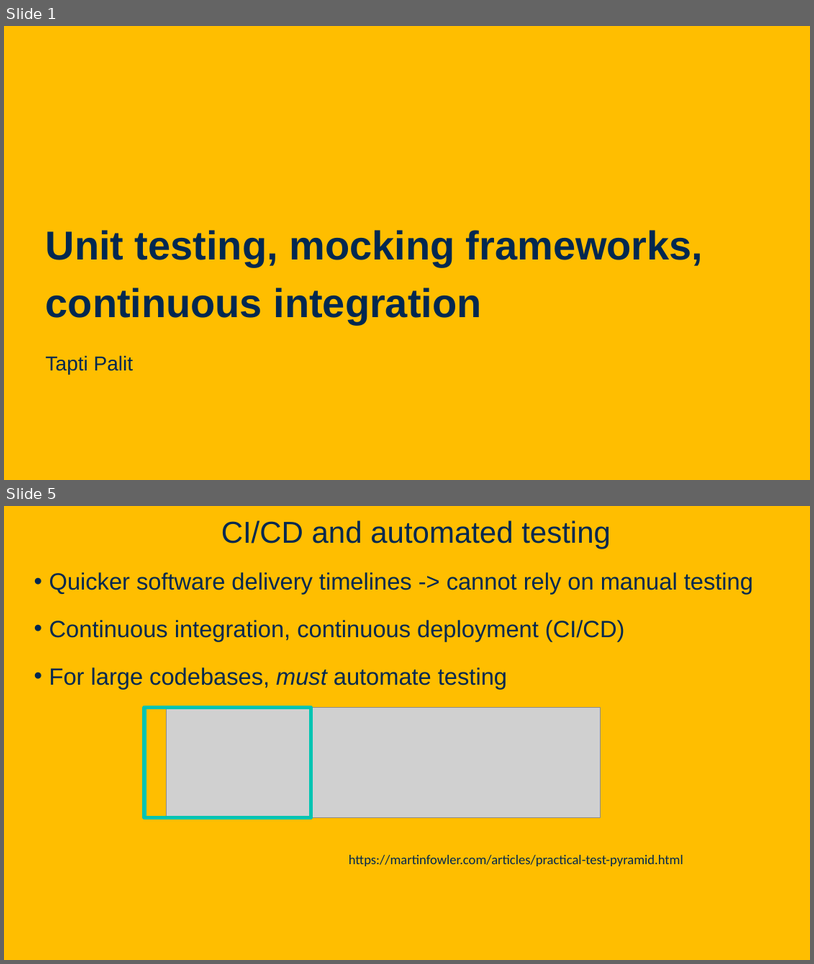
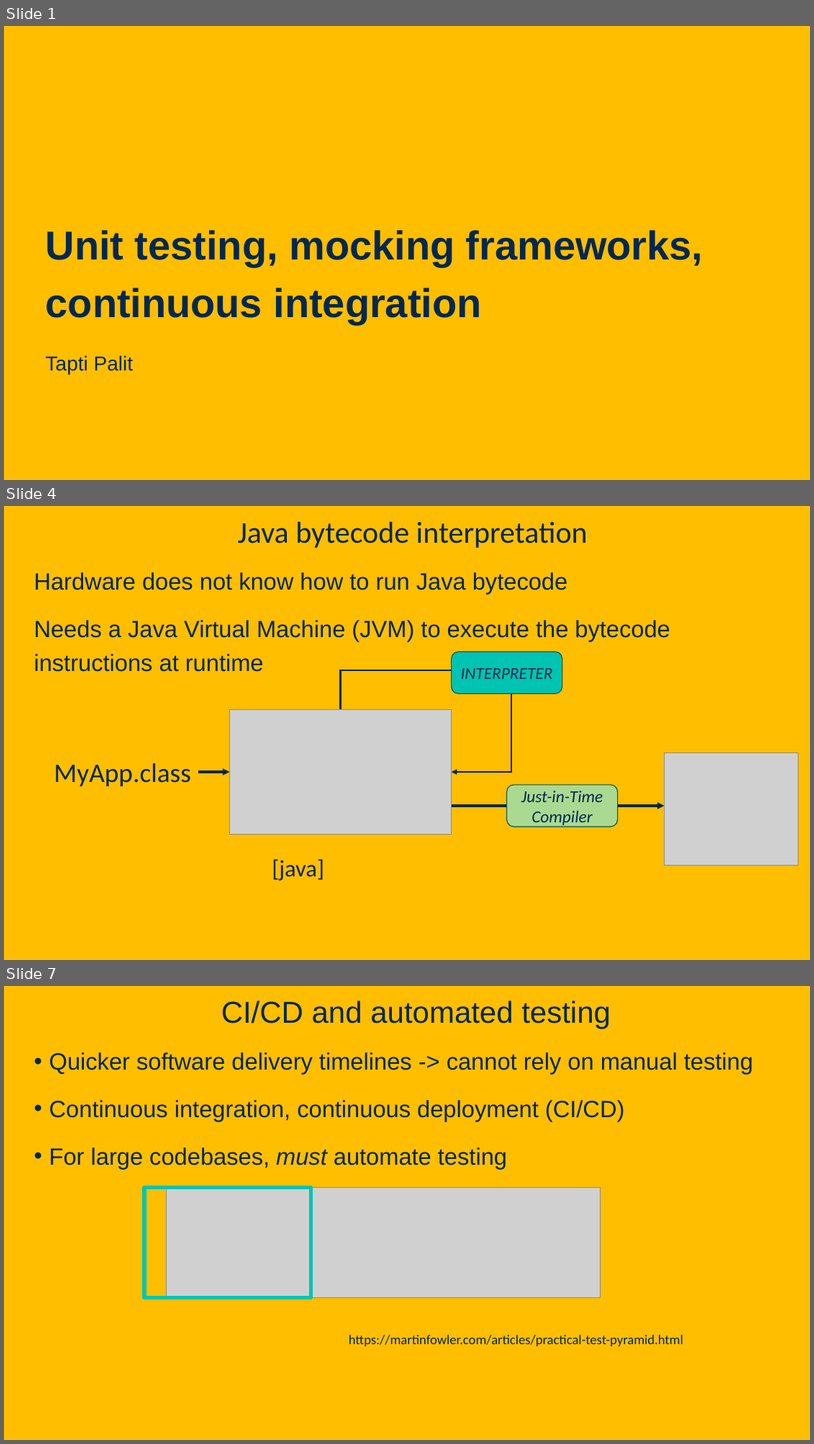
Before and after one commit to davsec-teaching/ecs160-f25, a slide deck: slides/4_unit_testing_mocking_frameworks_CI.pptx. Shown one above the other, each under a label of ours: slides 1 and 5 before the commit, slides 1, 4 and 7 after it; the slides between them are not shown. The pictures are 814x964 and 814x1444 pixels, drawn with LibreOffice and Linux fonts; fonts in the diff are those of the drawing; grey boxes stand for pictures; background and template pictures are left out. Boxes give left, top, right and bottom in pixels: in the first picture for what was removed or moved away, otherwise in the second. Text is boxed around its words. In the diff, an @@ line names an element or a change of style, - is before the commit and + after.

```diff
--- a/slides/4_unit_testing_mocking_frameworks_CI.pptx
+++ b/slides/4_unit_testing_mocking_frameworks_CI.pptx
@@ slide 4 added at <box>4,506,810,960</box>, background picture (left out) @@
@@ title added at <box>238,522,588,548</box>, 36 pt, text #022850 @@
+Java bytecode interpretation
@@ text added at <box>34,572,670,672</box>, 28 pt, text #022850 @@
+Hardware does not know how to run Java bytecode
+Needs a Java Virtual Machine (JVM) to execute the bytecode instructions at runtime
@@ rounded rectangle added at <box>452,651,563,693</box>, fill #00C4B2, outline #00564E 1 pt, 20 pt, text #022850, italic @@
+INTERPRETER
@@ elbow arrow added from (341, 709) to (452, 772), #022850 2.25 pt @@
@@ picture added at <box>229,709,452,834</box> @@
@@ text added at <box>54,763,190,786</box>, 32 pt, text #022850 @@
+MyApp.class
@@ picture added at <box>665,752,799,865</box> @@
@@ arrow added from (198, 772) to (229, 772), #022850 2.75 pt @@
@@ rounded rectangle added at <box>507,785,618,826</box>, fill #AADA91, outline #00564E 1 pt, 20 pt, text #022850, italic @@
+Just-in-Time Compiler
@@ arrow added from (452, 806) to (665, 806), #022850 2.75 pt @@
@@ text added at <box>272,859,324,880</box>, 28 pt, text #022850 @@
+[java]
@@ what was slide 5 is now slide 7 @@
```
Also in this commit, not shown: 1 slide changed, 4 other slides added, 3 slides removed, 3 other files.
